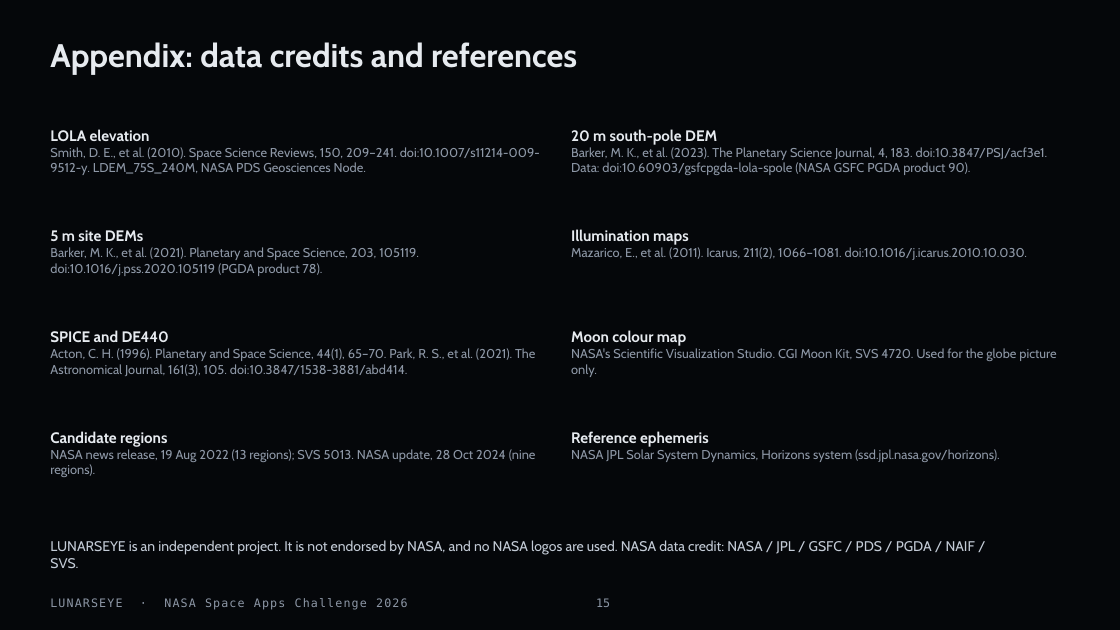
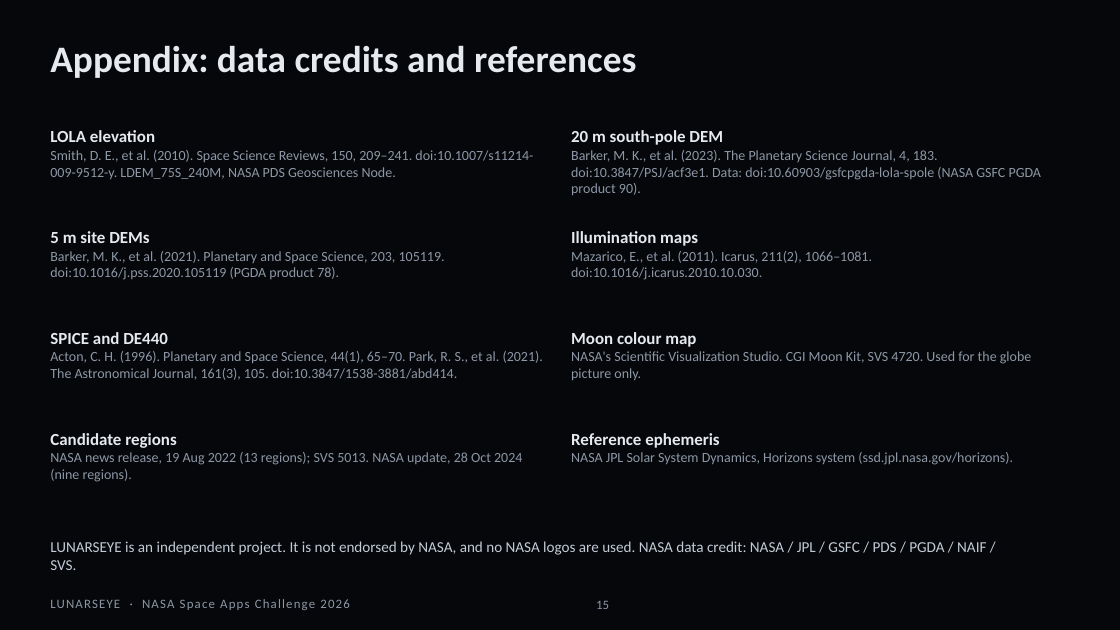
Before and after one commit to 5764678/LUNARSEYE, a slide deck: slide 15 of submission/LUNARSEYE_deck.pptx. Drawn at 1120x630 pixels with LibreOffice and Linux fonts; fonts in the diff are those of the drawing. Boxes give left, top, right and bottom in pixels: in the first picture for what was removed or moved away, otherwise in the second. Text is boxed around its words. In the diff, an @@ line names an element or a change of style, - is before the commit and + after.

```diff
--- a/submission/LUNARSEYE_deck.pptx
+++ b/submission/LUNARSEYE_deck.pptx
@@ title "Appendix: data credits and references" at (x1=50, y1=45, x2=636, y2=78): size 28 to 32 pt, font Cabin to Calibri @@
@@ text "LOLA elevation" at (x1=50, y1=130, x2=533, y2=179): size 13 to 14.5 pt in "LOLA elevation"; font Cabin to Calibri, size 11 to 12 pt @@
@@ text "20 m south-pole DEM" at (x1=571, y1=130, x2=1042, y2=195): size 13 to 14.5 pt in "20 m south-pole DEM"; font Cabin to Calibri; size 11 to 12 pt in "Barker, M. K., et al. (2023). The ..." @@
@@ text "5 m site DEMs" at (x1=50, y1=231, x2=445, y2=280): size 13 to 14.5 pt in "5 m site DEMs"; font Cabin to Calibri, size 11 to 12 pt @@
@@ text "Illumination maps" at (x1=571, y1=231, x2=872, y2=280): size 13 to 14.5 pt in "Illumination maps"; font Cabin to Calibri; size 11 to 12 pt in "Mazarico, E., et al. (2011). Icarus, 211(2), ..." @@
@@ text "SPICE and DE440" at (x1=50, y1=332, x2=543, y2=380): size 13 to 14.5 pt in "SPICE and DE440"; font Cabin to Calibri, size 11 to 12 pt @@
@@ text "Moon colour map" at (x1=571, y1=332, x2=1031, y2=380): size 13 to 14.5 pt in "Moon colour map"; font Cabin to Calibri; size 11 to 12 pt in "NASA's Scientific Visualization Studio. CGI Moon Kit, ..." @@
@@ text "Candidate regions" at (x1=50, y1=433, x2=522, y2=482): size 13 to 14.5 pt in "Candidate regions"; font Cabin to Calibri; size 11 to 12 pt in "NASA news release, 19 Aug 2022 (13 ..." @@
@@ text "Reference ephemeris" at (x1=571, y1=433, x2=1013, y2=465): size 13 to 14.5 pt in "Reference ephemeris"; font Cabin to Calibri; size 11 to 12 pt in "NASA JPL Solar System Dynamics, Horizons system ..." @@
@@ text "LUNARSEYE is an independent project. ..." at (x1=50, y1=541, x2=986, y2=570): size 12 to 13 pt, font Cabin to Calibri @@
@@ text "LUNARSEYE · NASA Space Apps ..." at (x1=50, y1=599, x2=350, y2=610): size 10 to 11 pt, font DejaVu Sans Mono to Calibri @@
@@ page number at (x1=596, y1=601, x2=609, y2=609): size 10 to 11 pt, font DejaVu Sans Mono to Calibri @@
```
Also in this commit, not shown: 17 other slides changed, 43 other files.
